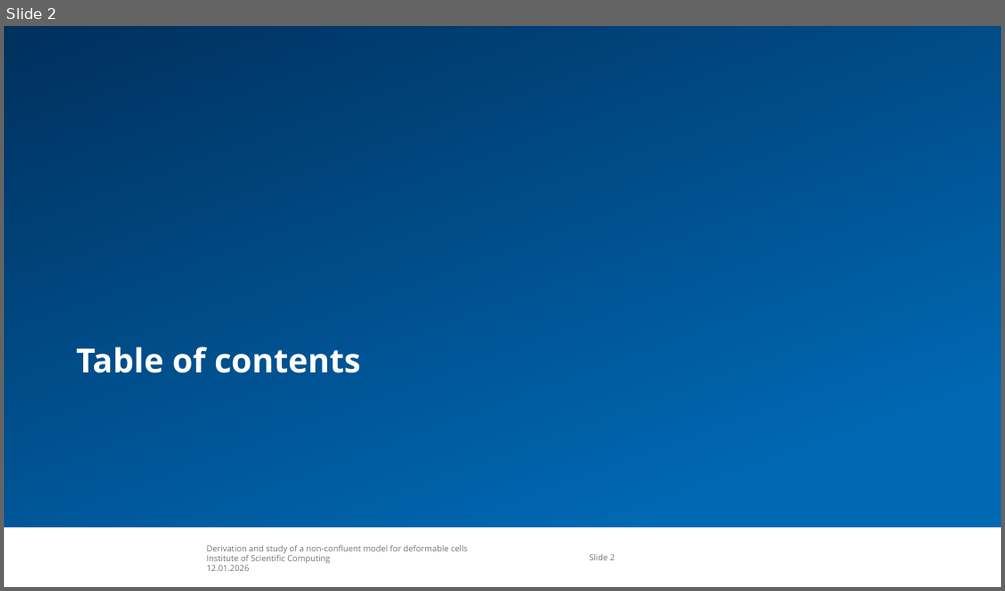
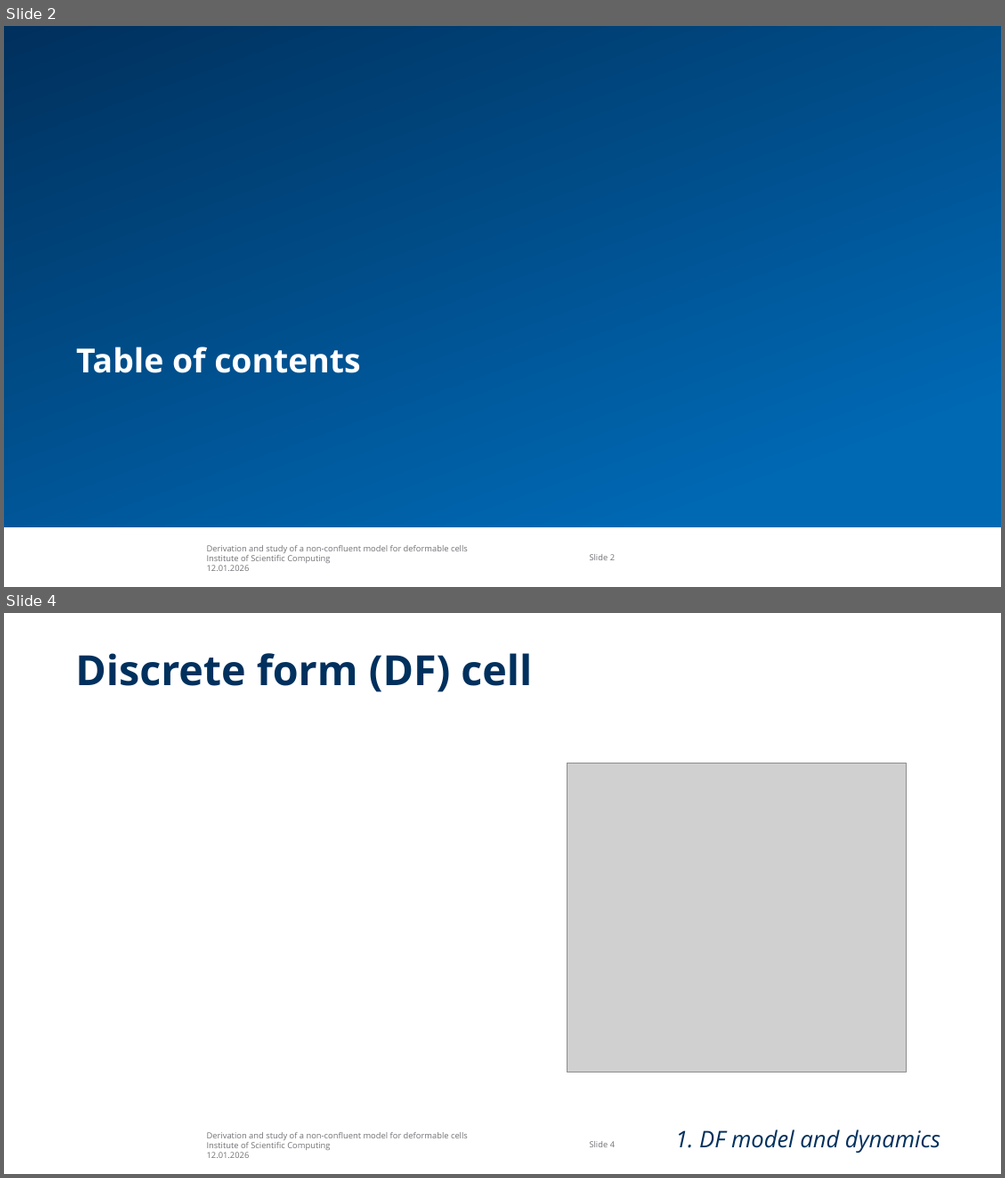
Before and after one commit to tivo476c/FlexibleCellModel, a slide deck: verteidigung.pptx. Shown one above the other, each under a label of ours: slide 2 before the commit, slides 2 and 4 after it; the slides between them are not shown. The pictures are 1005x591 and 1005x1178 pixels, drawn with LibreOffice and Linux fonts; fonts in the diff are those of the drawing; grey boxes stand for pictures; background and template pictures are left out. Boxes give left, top, right and bottom in pixels: in the first picture for what was removed or moved away, otherwise in the second. Text is boxed around its words. In the diff, an @@ line names an element or a change of style, - is before the commit and + after.

```diff
--- a/verteidigung.pptx
+++ b/verteidigung.pptx
@@ slide 4 added at box(4, 613, 1001, 1174), background #FFFFFF; not listed: 2 template elements that a slide beside it also shows @@
@@ text added at box(75, 653, 532, 692), 40 pt, text #00305D, bold @@
+Discrete form (DF) cell
@@ picture added at box(567, 763, 906, 1071) @@
@@ title added at box(675, 1129, 940, 1152), 22 pt, text #00305D, italic @@
+1. DF model and dynamics
```
Also in this commit, not shown: 19 other slides added, 1 slide removed, 3 other files.
